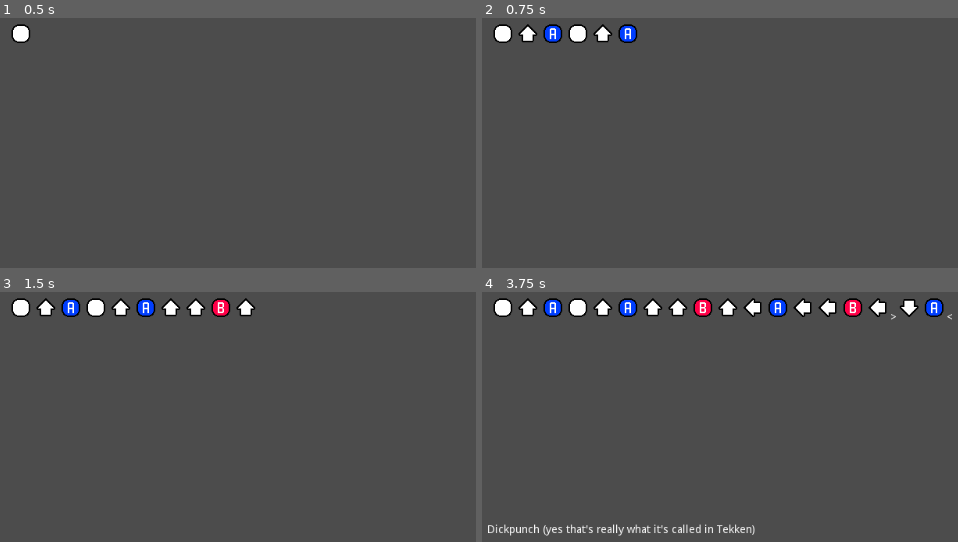
Above: before the commit, frames 1-4 (two rows, left to right).
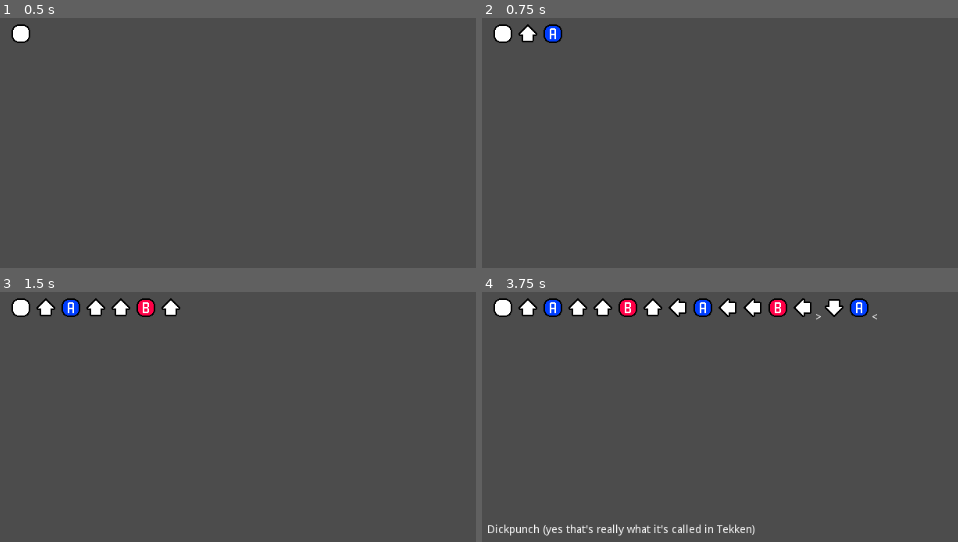
Above: after the commit, the same moments.

Repository: PistolRcks/flfa-project
Game: Godot game, scene res://debug/ComboTester.tscn
The game is run twice, just before and just after one commit, with the same random seed, the same clock (stepped at 60 frames per second) and the same inputs.
Inputs:
- Up to frame 1 (0.5 s): no input
- Up to frame 2 (0.75 s): tap Enter at 0.5 s; hold W (up) from 0.53 s (still down); hold J (attack_a) from 0.53 s (still down)
- Up to frame 3 (1.5 s): keep holding W (up); tap Space at 1.25 s; release J (attack_a) at 1.28 s; tap K (attack_b) at 1.35 s
- Up to frame 4 (3.75 s): tap Enter at 2, 3.5 s; release W (up) at 2.03 s; hold J (attack_a) 2.03-2.78 s; hold A (left) 2.03-3.53 s; tap Space at 2.75 s; tap K (attack_b) at 2.85 s; hold S (down) from 3.53 s (still down); hold J (attack_a) from 3.53 s (still down)

Frame 1 is identical in both runs. In frame 2, 0.7% of the frame differs, in the area x 18-33%, y 2-10%; in frame 3, 0.9%; in frame 4, 2.1%, in the area x 18-99%, y 2-12%.

Commit message:
Enforce a one-frame minimum on neutral inputs

Diff:
--- a/util/ComboController.gd
+++ b/util/ComboController.gd
@@ -30,8 +30,8 @@
 var input_being_held = false
 const INPUT_HOLD_TIME = 0.5	# The amount of time to pause after making a combo (currently only for testing purposes)
 
-onready var neutral_wait_timer = $NeutralWaitTimer
-const NEUTRAL_WAIT_TIME = 0.15 # The amount of time to wait after inputting to register a neutral
+var neutral_wait_timer = 0
+const NEUTRAL_WAIT_TIME = 0.016 # The amount of time to wait after inputting to register a neutral
 
 func _process(delta):
 	# Read inputs, convert into numpad notation (maybe this should be done player-side? will fix later)
@@ -39,8 +39,12 @@
 	var down = Input.is_action_pressed("down")
 	var left = Input.is_action_pressed("left")
 	var right = Input.is_action_pressed("right")
-	var numpad = 5 # assume input is neutral
+	var numpad # assume input is neutral
 	var input_to_process = ""
+
+	# Update neutral wait timer (Timer node doesn't update in a fine enough manner)
+	if neutral_wait_timer >= 0:
+		neutral_wait_timer -= delta
 
 	# Turn inputs into numpad notation (really awful form, don't care)
 	# check for more complex inputs before less complex inputs so we don't need to make things
@@ -53,7 +57,13 @@
 	elif left: numpad = 4
 	elif right: numpad = 6
 	elif down: numpad = 2
-	else: neutral_wait_timer.start(NEUTRAL_WAIT_TIME)
+
+	# keep the neutral wait timer at max if we haven't pressed a key
+	if left or right or up or down:
+		neutral_wait_timer = NEUTRAL_WAIT_TIME
+	# otherwise input a neutral if the timer is at zero
+	elif neutral_wait_timer <= 0:
+		numpad = 5
 
 	input_to_process += str(numpad) if numpad else ""
 
@@ -111,6 +121,3 @@
 	input_being_held = false
 	recent_inputs = " "
 	combo_performed = ""
-
-func _on_NeutralWaitTimer_timeout():
-	recent_inputs += "5"
--- a/util/ComboController.tscn
+++ b/util/ComboController.tscn
@@ -8,8 +8,4 @@
 [node name="InputHolder" type="Timer" parent="."]
 one_shot = true
 
-[node name="NeutralWaitTimer" type="Timer" parent="."]
-one_shot = true
-
 [connection signal="timeout" from="InputHolder" to="." method="_on_InputHolder_timeout"]
-[connection signal="timeout" from="NeutralWaitTimer" to="." method="_on_NeutralWaitTimer_timeout"]
